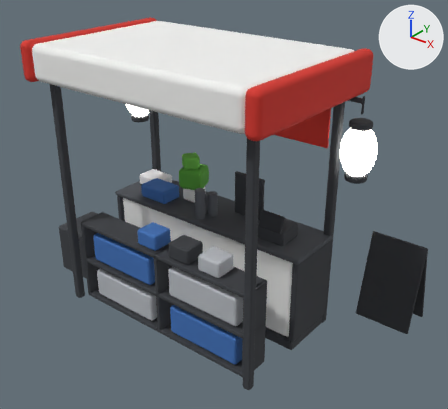
One commit to the glTF model catalogs/starter/assets/hakoniwa-stall-red.glb: the scene before it, then after it.
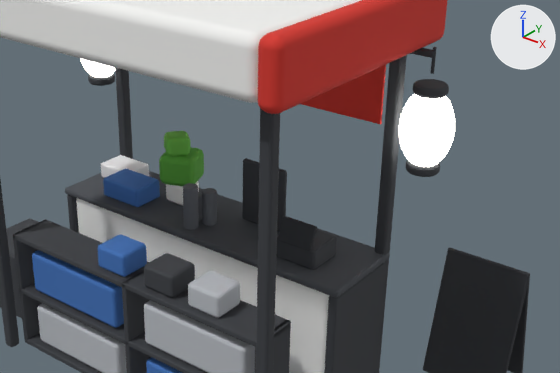
Old and new are each drawn whole from a 50 mm lens placed at (3.57, -4.02, 3.8), pointed at (0.19, 0.21, 1.17) and again close up on the part from 16% to 100% of the width and 16% to 77% of the height. Lighting does not change. The marker at upper right points along +X, +Y and +Z. The last two pictures show the newer version.
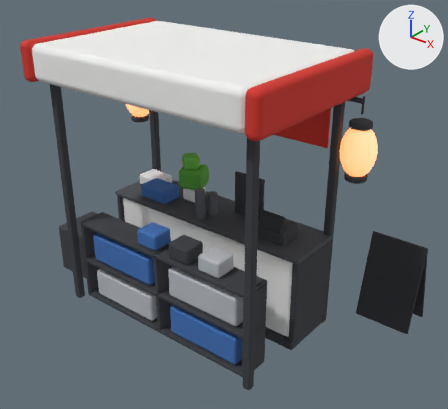
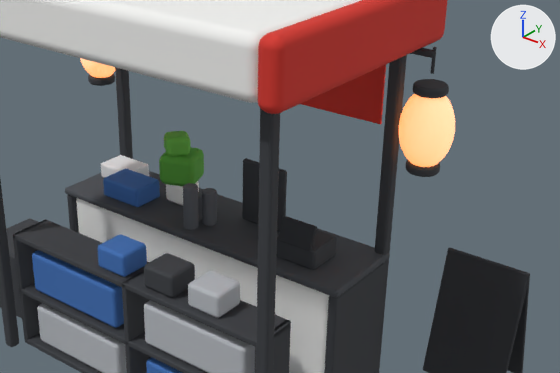
Changed parts and their boxes (x1, y1, x2, y2) in the close-ups (560 x 373 px):
'Mesh_0', recoloured, surface changed
    both: (77, 52, 455, 298)

Diff of the bpy script that builds the scene:
```diff
--- a/catalogs/starter/assets/hakoniwa-stall-red.glb.py
+++ b/catalogs/starter/assets/hakoniwa-stall-red.glb.py
@@ mat_fbf8ef @@
 mat_fbf8ef.roughness = 0.85
-mat_fbf8ef.emission_color = (0.965, 0.939, 0.863)  # white #fbf8ef
-mat_fbf8ef.emission_strength = 4.0
+mat_fbf8ef.emission_color = (1.0, 0.25, 0.04)  # orange #ff8938
+mat_fbf8ef.emission_strength = 1.6
```
